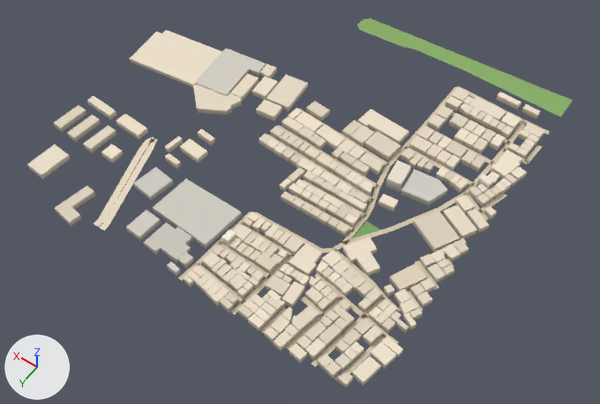
The glTF model public/assets/bengaluru-region-v1/tiles/t15_-6-l1.glb: old version first, new version second.
One viewpoint serves both versions: a 50 mm lens placed at (7342.0, -2178.0, 762.0), pointed at (7709.0, -2691.0, -45.0). Every picture has the same lights, and +X, +Y and +Z are marked at lower left. The first picture is the older version. Vertices at exactly the same position are counted once.

The older version as bpy lines, for what is in view:
```python
me_building = bpy.data.meshes.new('building')
me_building.from_pydata(...)  # 2613 vertices, 3306 faces; spans x -9.0..519.0, y 47.0..517.0, z 0.0..15.0
me_building.materials.append(mat_building)
me_ground = bpy.data.meshes.new('ground')
me_ground.from_pydata(...)  # 412 vertices, 387 faces; spans x -3.0..399.0, y 0.0..501.0, z 1.0
me_ground.materials.append(mat_ground)
# before: 32 (220.0, 385.0, 1.0), 34 (220.0, 385.0, 1.0), 35 (227.0, 383.0, 1.0) at pixel (249, 211)
ob_building = bpy.data.objects.new('building', me_building)
ob_building.location = (7500.0, -3000.0, 0.0)
ob_ground = bpy.data.objects.new('ground', me_ground)
ob_ground.location = (7500.0, -3000.0, 0.0)
```
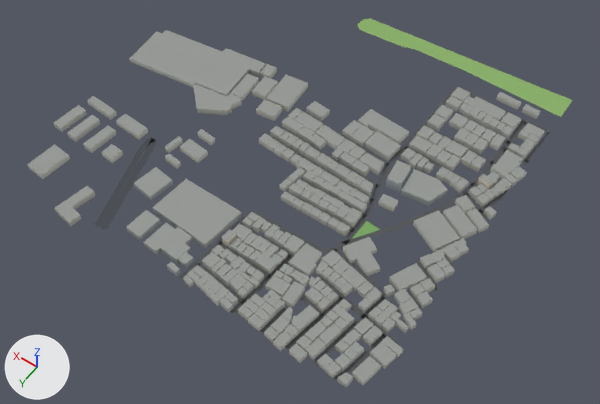
Location of each change, (x1, y1, x2, y2) in pixels of the pictures (600 x 404 px; the box of a moved part takes in the faces that stretch with it):
part 1 of me_building, recoloured (darker): (27, 30, 544, 388) in both
part 2 of me_ground, moved or reshaped: (178, 120, 550, 380) in both
part 3 of me_ground, moved or reshaped: before (238, 212, 256, 224); after (238, 211, 256, 224)
part 4 of me_ground, recoloured: (93, 88, 528, 377) in both

Edits to the bpy script that builds the scene:
```text
Change me_building:
    used by ob_building; location = (7500.0, -3000.0, 0.0)
    remove me_building.from_pydata(...)  # 2613 vertices, 3306 faces; spans x -9.0..519.0, y 47.0..517.0, z 0.0..15.0
    add me_building.from_pydata(...)  # 2613 vertices, 3998 faces; spans x -9.0..519.0, y 47.0..517.0, z 0.0..15.0
    me_building part 1: 3306 kept faces spanning x -9.0..519.0, y 47.0..517.0, z 0.0..15.0 get new vertex colours
Change me_ground:
    used by ob_ground; location = (7500.0, -3000.0, 0.0)
    verts and faces of me_ground; kept vertices keep their numbers, new ones are numbered from 412
    remove me_ground.from_pydata(...)  # 412 vertices, 387 faces; spans x -3.0..399.0, y 0.0..501.0, z 1.0
    add me_ground.from_pydata(...)  # 425 vertices, 398 faces; spans x 0.0..399.0, y 0.0..500.0, z 1.0
    me_ground part 2
    11 vertices are removed from x -3.0..88.0, y 96.0..501.0, z 1.0
    24 faces are deleted
    3 vertices in x 1.0, y 239.0..386.0, z 1.0 move by (-1.0, 0.0, 0.0)
    3 vertices in x -1.0, y 233.0..380.0, z 1.0 move by (1.0, 0.0, 0.0)
    6 vertices move from x 1.0..31.0, y 209.0..499.0, z 1.0 to x 0.0..32.0, y 205.0..500.0, z 1.0
    24 vertices are added at x 0.0..235.0, y 71.0..500.0, z 1.0
    35 new faces join them
    me_ground part 3
    add delete_faces([(32, 34, 35)])
    add verts[35] = (226.0, 382.0, 1.0)  # moved, pixel (250, 211)
    add verts[34] = (221.0, 386.0, 1.0)  # moved
    add faces += [(32, 35, 34)]
    me_ground part 4: 224 kept faces spanning x 0.0..399.0, y 63.0..500.0, z 1.0 get new vertex colours; the middle colour goes from beige #d7c9ae to dark grey #535556
    other edits to the shape of me_ground do not show in these pictures
```
